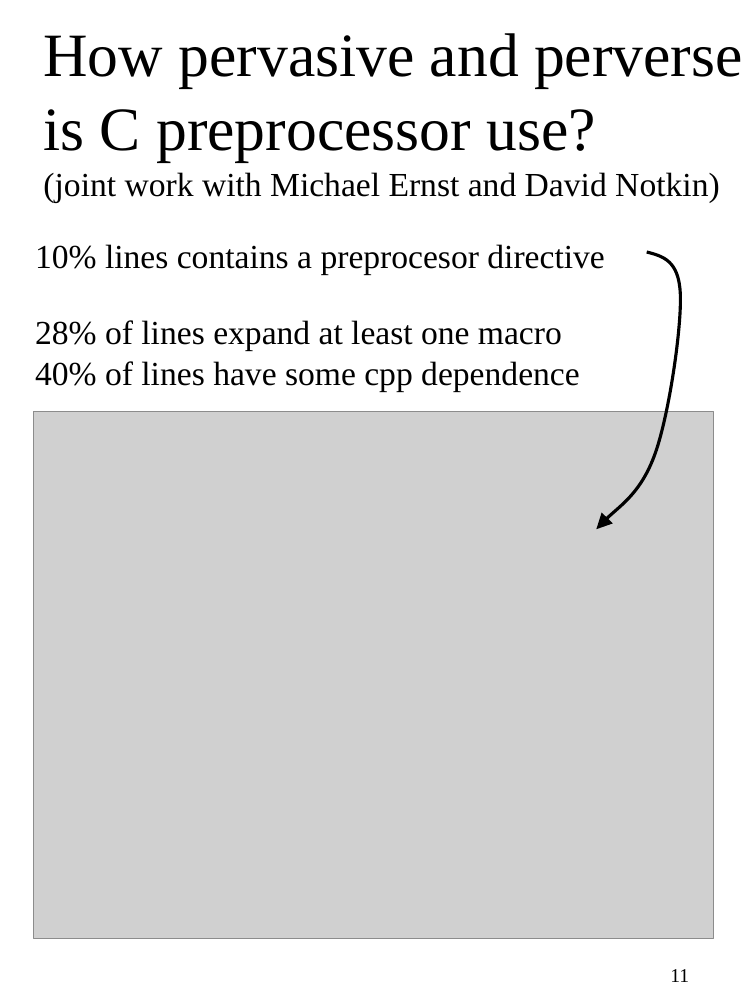
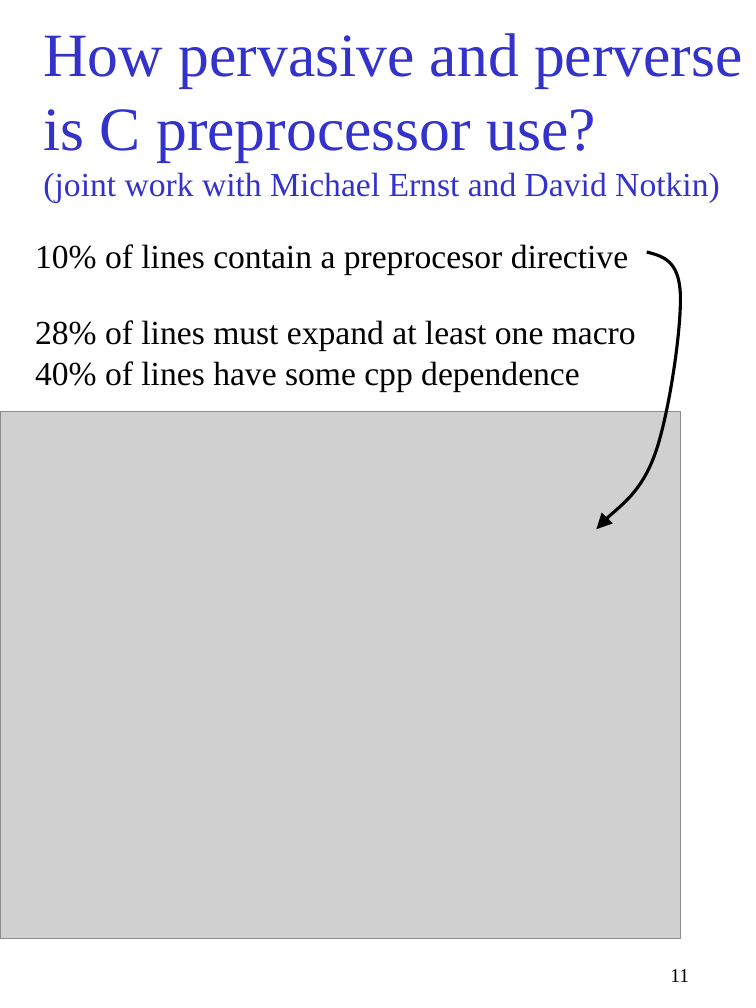
Before and after one commit to gjbadros/empirical_macros, a slide deck: slide 11 of cpp/paper/pcp3.ppt. Drawn at 756x1008 pixels with LibreOffice and Linux fonts; fonts in the diff are those of the drawing; grey boxes stand for pictures. Boxes give left, top, right and bottom in pixels: in the first picture for what was removed or moved away, otherwise in the second. Text is boxed around its words. In the diff, an @@ line names an element or a change of style, - is before the commit and + after.

```diff
--- a/cpp/paper/pcp3.ppt
+++ b/cpp/paper/pcp3.ppt
@@ title "How pervasive and perverse is ..." at (x1=43, y1=33, x2=743, y2=203): text colour #000000 to #3333CC @@
@@ text at (x1=35, y1=244, x2=636, y2=351): text changed @@
-10% lines contains a preprocesor directive
-28% of lines expand at least one macro
+10% of lines contain a preprocesor directive
+28% of lines must expand at least one macro
@@ picture moved from (x1=33, y1=411, x2=714, y2=938) to (x1=0, y1=411, x2=680, y2=938) @@
```
Also in this commit, not shown: 30 other slides changed, 4 slides added, 5 slides removed.
